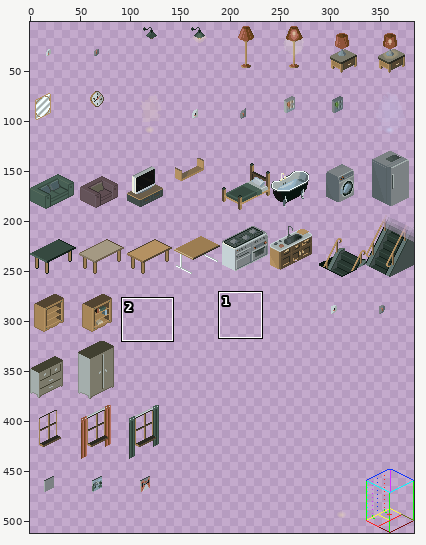
A sprite sheet gets an edit: assets/img/spritesheetA_6x6x10.png. The picture above shows the old version from afar; the outline marks the close-up.
Close-up. Before the commit:
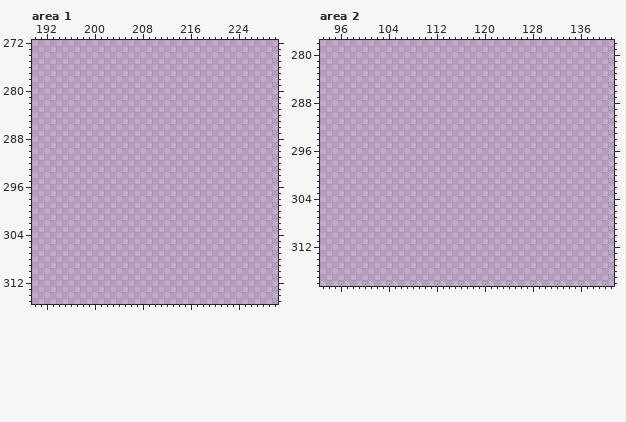
The file is 384x512 pixels. Pixels under 10% opacity are left out. Colours within 5 levels of each other are drawn and written as one. Shown: area 1: x 190..230, y 272..315; area 2: x 93..141, y 278..318. The wide view leaves out empty margins. The commit also changed other parts of the picture, which this record leaves out.
After the commit:
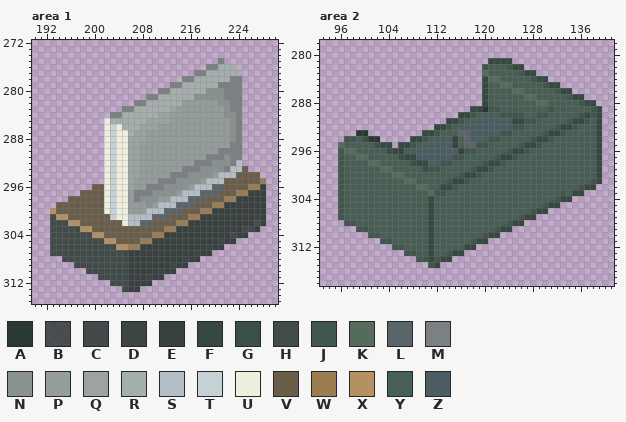
Palette (. is transparent): A #293831  B #38413fdf  C #38413fe9  D #38413ff5  E #38413f  F #364940  G #3b4f46  H #414c4a  J #41574d  K #566b5c  L #5a656a  M #7b8183  N #8a9191  P #949d9b  Q #9ba4a3  R #a4aeac  S #b4bec5  T #c5d2d5  U #eeeede  V #6a5d4a  W #9c7d52  X #b49162  Y #475f54  Z #4a5d62
The edit:
Area 1:
y 275: x 221 . -> M
y 276: x 219..223 ..... -> MMRRR
y 277: x 217..224 ........ -> MMRRRRRR
y 278: x 215..224 .......... -> MMRRRRRRMM
y 279: x 213..224 ............ -> MMRRRRRRMMMM
y 280: x 211..224 .............. -> MMRRRRRRNNNMMM
y 281: x 209..224 ................ -> MMRRRRRRNNNNNMMM
y 282: x 207..224 .................. -> MMRRRRRRPPPPPPNNMM
y 283: x 205..224 .................... -> MMRRRRRRQPPPPPPPPNMM
y 284: x 203..224 ...................... -> MMRRRRRRQQPPPPPPPPPNNM
y 285: x 202..224 ....................... -> URRRRRRQQQQPPPPPPPPPPNM
y 286: x 202..224 ....................... -> UTURRRQQQPPPPPPPPPPPPNM
y 287: x 202..224 ....................... -> UTUURQQPPPPPPPPPPPPPPNM
y 288: x 202..224 ....................... -> UTUUQQQPPPPPPPPPPPPPPNM
y 289: x 202..224 ....................... -> UTUUQQPPPPPPPPPPPPPPPMM
y 290: x 202..224 ....................... -> UTUUQQPPPPPPPPPPPPPMMMM
y 291: x 202..224 ....................... -> UTUUQQPPPPPPPPPPPMMMNMM
y 292: x 202..224 ....................... -> UTUUQQPPPPPPPPPMMMNNNMS
y 293: x 202..225 ........................ -> UTUUQQPPPPPPPMMMNNNNMSSV
y 294: x 202..227 .......................... -> UTUUQQPPPPPMMMNNNNPSSSVVVV
y 295: x 202..228 ........................... -> UTUUQPPPPMMMNNNNPSSSVVVVVVW
y 296: x 200..228 ............................. -> VVUTUUQPPMMMNNNNPSSSLLVVVVWWE
y 297: x 198..228 ............................... -> VVVVUTUUPMMMNNNNPSSSLLLVVVWWEEE
y 298: x 196..228 ................................. -> VVVVVVUTUUPMNNNPPSSSLLLVVVWWEEEEE
y 299: x 194..228 ................................... -> VVVVVVVVUTUUPPPNPSSSLLLVVVWWEEEEEEE
y 300: x 193..228 .................................... -> XVVVVVVVVUTUUPPPSSSLLLVVVWWEEEEEEEEE
y 301: x 193..228 .................................... -> HXXVVVVVVVTUUSSSSLLLVVVWWEEEEEEEEEDE
y 302: x 193..228 .................................... -> HHHXXVVVVVVVUSSLLVVVVWWEEEEEEEEEEEBE
y 303: x 193..227 ................................... -> HHHHHXXVVVVVVVVVVVVWWEEEEEEEEEEECCE
y 304: x 193..225 ................................. -> HHHHHHHXXVVVVVVVVWWEEEEEEEEEEECEE
y 305: x 193..223 ............................... -> HHHHHHHHHXXVVVVWWEEEEEEEEEEEDEE
y 306: x 193..221 ............................. -> HHHHHHHHHHHXXWWEEEEEEEEEEEDEE
y 307: x 193..219 ........................... -> HHHHHHHHHHHHHEEEEEEEEEEEDEE
y 308: x 195..217 ....................... -> HHHHHHHHHHHEEEEEEEEEDEE
y 309: x 197..215 ................... -> HHHHHHHHHEEEEEEEDEE
y 310: x 199..213 ............... -> HHHHHHHEEEEEDEE
y 311: x 201..211 ........... -> HHHHHEEEDEE
y 312: x 203..209 ....... -> HHHEEEE
y 313: x 205..207 ... -> HEE
Area 2:
y 281: x 121..124 .... -> FFFF
y 282: x 120..126 ....... -> JYYYJFF
y 283: x 120..128 ......... -> KYYYYYJFF
y 284: x 120..130 ........... -> FKKYYYYYJFF
y 285: x 120..132 ............. -> FYYKKYYYYYJFF
y 286: x 120..134 ............... -> FYYYYKKYYYYYJFF
y 287: x 120..136 ................. -> FYYYYYYKKYYYYYJFF
y 288: x 120..138 ................... -> FYYYYYYYYKKYYYYYJFF
y 289: x 118..139 ...................... -> FFAJJYYYYYYYYJYYYYYYJF
y 290: x 116..139 ........................ -> FFJYYZZJJJJYYJJYYYYYJFJF
y 291: x 114..139 .......................... -> FFJYYZZZZZZFFJJYYYYYJFFJYF
y 292: x 112..139 ............................ -> FFJYYZZZZZZZZJJYYYYYJFFJYYYF
y 293: x 99..100 .. -> AA; x 110..139 .............................. -> FFJYYYLLZZZZZJJYYYYYJFFJYYYYYF
y 294: x 97..102 ...... -> JJYGAA; x 108..139 ................................ -> FFJYYZZEYLZZZJJYYYYYJFFJYYYYYYYF
y 295: x 96..104 ......... -> KYYYYYGFF; x 106..139 .................................. -> FFJYYZZZZEYLLJJYYYYYJFFJYYYYYYYYYF
y 296: x 96..139 ............................................ -> JKKYYYYYGFFYYZZZZZZZEJJYYYYYJFFJYYYYYYYYYYYF
y 297: x 96..139 ............................................ -> JYYKKYYYYYGFFZZZZZZJJYYYYYJFFJYYYYYYYYYYYYYF
y 298: x 96..139 ............................................ -> JYYYYKKYYYYYGFFZZJJYYYYYJFFJYYYYYYYYYYYYYYYF
y 299: x 96..139 ............................................ -> JYYYYYYKKYYYYYGJJYYYYYJFFJYYYYYYYYYYYYYYYYYF
y 300: x 96..139 ............................................ -> JYYYYYYYYKKYYYYYYYYYJFFJYYYYYYYYYYYYYYYYYYYF
y 301: x 96..139 ............................................ -> JYYYYYYYYYYKKYYYYYJFFJYYYYYYYYYYYYYYYYYYYYJF
y 302: x 96..138 ........................................... -> JYYYYYYYYYYYYKKYYFFJYYYYYYYYYYYYYYYYYYYYJFF
y 303: x 96..136 ......................................... -> JYYYYYYYYYYYYYYKJJYYYYYYYYYYYYYYYYYYYJYFF
y 304: x 96..134 ....................................... -> JYYYYYYYYYYYYYYFYYYYYYYYYYYYYYYYYYYYJFF
y 305: x 96..132 ..................................... -> JYYYYYYYYYYYYYYFYYYYYYYYYYYYYYYYYYJFF
y 306: x 96..130 ................................... -> JYYYYYYYYYYYYYYFYYYYYYYYYYYYYYYYJFF
y 307: x 96..128 ................................. -> JYYYYYYYYYYYYYYFYYYYYYYYYYYYYYJFF
y 308: x 97..126 .............................. -> JJYYYYYYYYYYYYFYYYYYYYYYYYYJFF
y 309: x 99..124 .......................... -> JJYYYYYYYYYYFYYYYYYYYYYJFF
y 310: x 101..122 ...................... -> JJYYYYYYYYFYYYYYYYYJFF
y 311: x 103..120 .................. -> JJYYYYYYFYYYYYYJFF
y 312: x 105..118 .............. -> JJYYYYFYYYYYFF
y 313: x 107..116 .......... -> JJYYFYYJFF
y 314: x 109..114 ...... -> JJFJFF
y 315: x 111..112 .. -> JF
Pixel boxes of the changes (left, top, right, bottom) in both close-ups:
added: (50, 58, 266, 292)
added: (338, 58, 602, 268)
